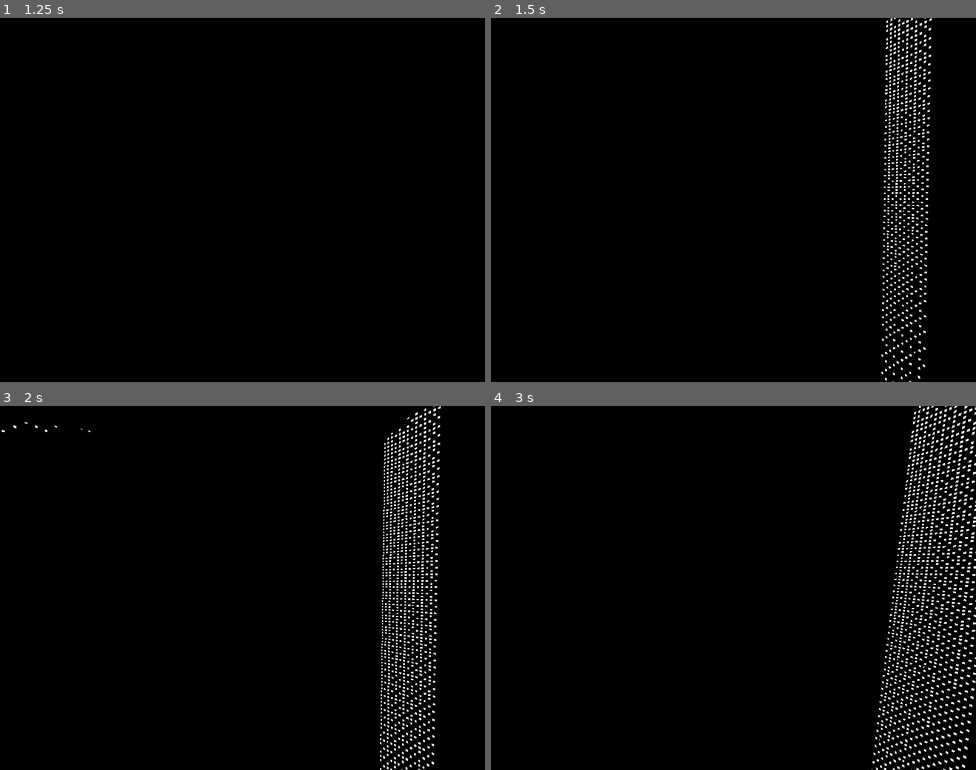
Above: before the commit, frames 1-4 (two rows, left to right).
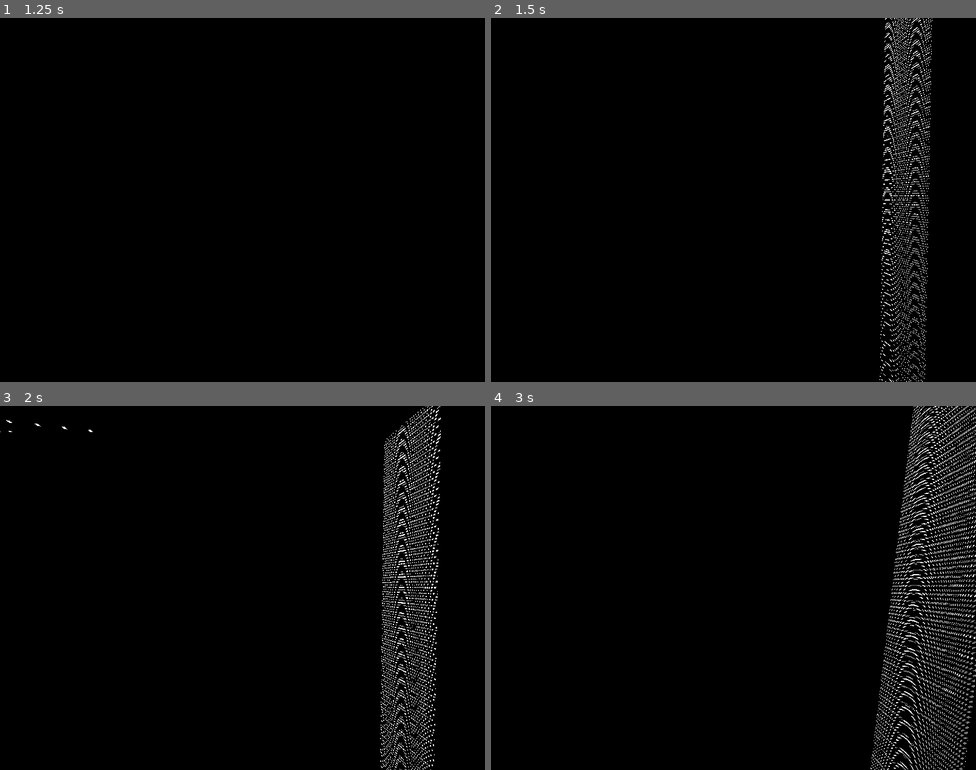
Above: after the commit, the same moments.

Repository: BryceHanke/graverobber
Game: Godot game, scene res://scenes/basement/basement.tscn
The game is run twice, just before and just after one commit, with the same random seed, the same clock (stepped at 60 frames per second) and the same inputs. This scene is started directly instead of the project's main scene.
Inputs (mouse positions are in pixels of both pictures, inside the frame that each line leads up to):
- Up to frame 1 (1.25 s): tap Enter at 0.5 s; move the mouse to (237, 207) at 0.52 s; hold W (up) from 0.53 s (still down); hold Alt (lean) from 0.53 s (still down); tap Space (jump) at 0.77 s
- Up to frame 2 (1.5 s): keep holding W (up); tap Space (jump) at 1.25 s; move the mouse to (767, 203) at 1.27 s; release Alt (lean) at 1.28 s; tap Alt (lean) at 1.35 s
- Up to frame 3 (2 s): keep holding W (up); tap Space (jump) at 1.52 s
- Up to frame 4 (3 s): move the mouse to (694, 584) at 2.02 s; hold Alt (lean) 2.03-2.78 s; move the mouse to (738, 588) at 2.77 s; release W (up) at 2.78 s; hold A (left) from 2.78 s (still down); tap Alt (lean) at 2.85 s

Frame 1 is identical in both runs. In frame 2, 2.4% of the frame differs, in the area x 80-91%, y 0-100%; in frame 3, 3.3%; in frame 4, 4.5%, in the area x 78-100%, y 0-100%.

Commit message:
Refactor dither shader to use UV mapping
Changed the dither pattern calculation to use object UV coordinates instead of view direction. This allows the dither pattern to wrap around the object and better convey its form, as requested.

- Removed `get_sphere_dither` and replaced it with `get_uv_dither`.
- Removed `v_world_dir` varying.
- Updated `fragment()` and `light()` to use `get_uv_dither` with `UV`.

Co-authored-by: BryceHanke <140334397+BryceHanke@users.noreply.github.com>

Diff:
--- a/source/assets/shaders/dither.gdshader
+++ b/source/assets/shaders/dither.gdshader
@@ -26,7 +26,6 @@
 uniform float outline_noise_scale : hint_range(0.1, 20.0) = 5.0;
 
 // --- VARYINGS ---
-varying vec3 v_world_dir;
 varying vec3 v_local_pos;
 
 // --- 8x8 BAYER MATRIX ---
@@ -43,21 +42,12 @@
 
 void vertex() {
     v_local_pos = VERTEX;
-    // Calculate direction from camera to vertex for Sphere Mapping
-    vec3 world_pos = (MODEL_MATRIX * vec4(VERTEX, 1.0)).xyz;
-    vec3 camera_pos = INV_VIEW_MATRIX[3].xyz;
-    v_world_dir = world_pos - camera_pos;
 }
 
-// --- SPHERICAL DITHER MAPPING ---
-float get_sphere_dither(vec3 dir, float density, float pixel_size) {
-    vec3 d = normalize(dir);
-    // Project 3D direction onto 2D Equirectangular Map
-    vec2 sphere_uv = vec2(atan(d.z, d.x) / (2.0 * 3.14159), acos(d.y) / 3.14159);
-    sphere_uv.x *= 2.0; // Aspect Ratio Fix
-
+// --- DITHER MAPPING ---
+float get_uv_dither(vec2 uv, float density, float pixel_size) {
     // Quantize the UVs (The "Pixel" Look)
-    vec2 raw_grid_pos = sphere_uv * density;
+    vec2 raw_grid_pos = uv * density;
     vec2 stepped_pos = floor(raw_grid_pos / pixel_size);
 
     // Bayer Matrix Lookup
@@ -87,8 +77,8 @@
     float ambient_brightness = get_lum(global_ambient);
     float total_ambient_lum = ambient_brightness * texture_brightness;
 
-    // 2. Dither Calculation (Spherical)
-    float noise_val = get_sphere_dither(v_world_dir, dither_density, dither_pixel_size);
+    // 2. Dither Calculation (UV Mapped)
+    float noise_val = get_uv_dither(UV, dither_density, dither_pixel_size);
 
     // 3. Apply Threshold with Spread
     float dithered_val = total_ambient_lum + (noise_val - 0.5) * dither_spread;
@@ -111,10 +101,8 @@
     // Combined Brightness
     float total_lum = light_brightness * texture_brightness;
 
-    // 2. Recalculate Spherical Dither for Light Pass
-    // We need to fetch the view direction again in the light function
-    vec3 world_dir = (INV_VIEW_MATRIX * vec4(VIEW, 0.0)).xyz;
-    float noise_val = get_sphere_dither(world_dir, dither_density, dither_pixel_size);
+    // 2. Recalculate Dither for Light Pass
+    float noise_val = get_uv_dither(UV, dither_density, dither_pixel_size);
 
     // 3. Apply Threshold
     float dithered_val = total_lum + (noise_val - 0.5) * dither_spread;
